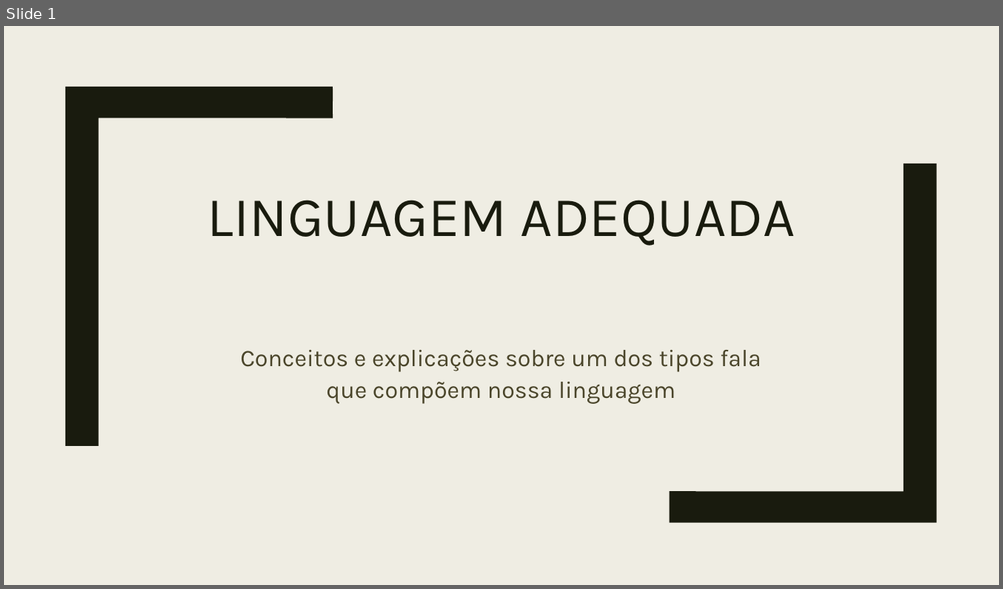
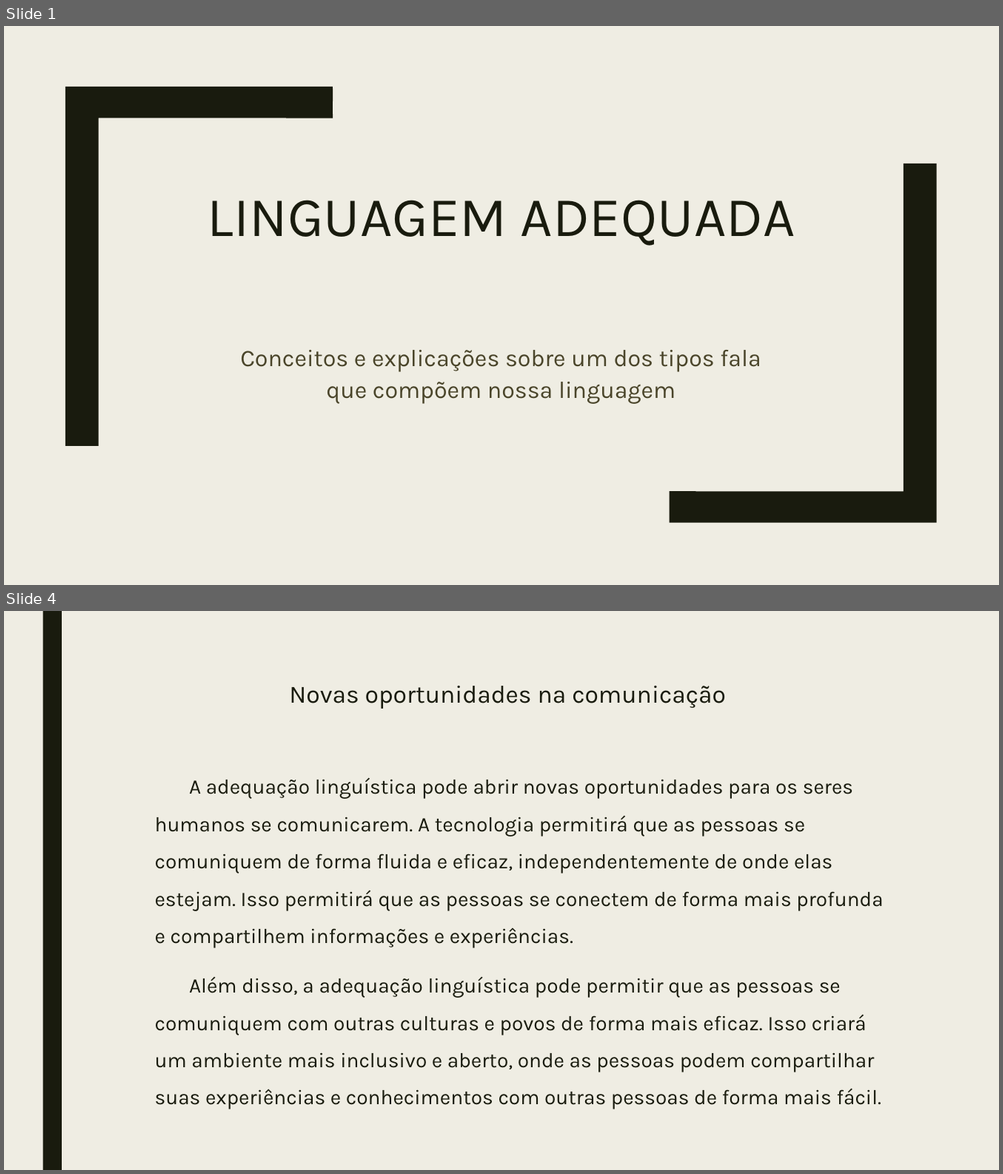
Before and after one commit to bellimatheus/Linguagem, a slide deck: Comunicação/Linguagem adequada.pptx. Shown one above the other, each under a label of ours: slide 1 before the commit, slides 1 and 4 after it; the slides between them are not shown. The pictures are 1003x589 and 1003x1174 pixels, drawn with LibreOffice and Linux fonts; fonts in the diff are those of the drawing. Boxes give left, top, right and bottom in pixels: in the first picture for what was removed or moved away, otherwise in the second. Text is boxed around its words. In the diff, an @@ line names an element or a change of style, - is before the commit and + after.

```diff
--- a/Comunicação/Linguagem adequada.pptx
+++ b/Comunicação/Linguagem adequada.pptx
@@ slide 4 added at box(4, 611, 999, 1170), background #EFEDE3 @@
@@ rectangle added at box(42, 611, 62, 1170), fill #191B0E @@
@@ title added at box(289, 686, 726, 709), 24 pt, text #191B0E @@
+Novas oportunidades na comunicação
@@ text added at box(155, 777, 882, 1110), 20 pt, text #191B0E @@
+A adequação linguística pode abrir novas oportunidades para os seres humanos se comunicarem. A tecnologia permitirá que as pessoas se comuniquem de forma fluida e eficaz, independentemente de onde elas estejam. Isso permitirá que as pessoas se conectem de forma mais profunda e compartilhem informações e experiências.
+Além disso, a adequação linguística pode permitir que as pessoas se comuniquem com outras culturas e povos de forma mais eficaz. Isso criará um ambiente mais inclusivo e aberto, onde as pessoas podem compartilhar suas experiências e conhecimentos com outras pessoas de forma mais fácil.
```
Also in this commit, not shown: 1 slide changed, 6 other slides added, 1 slide removed.
